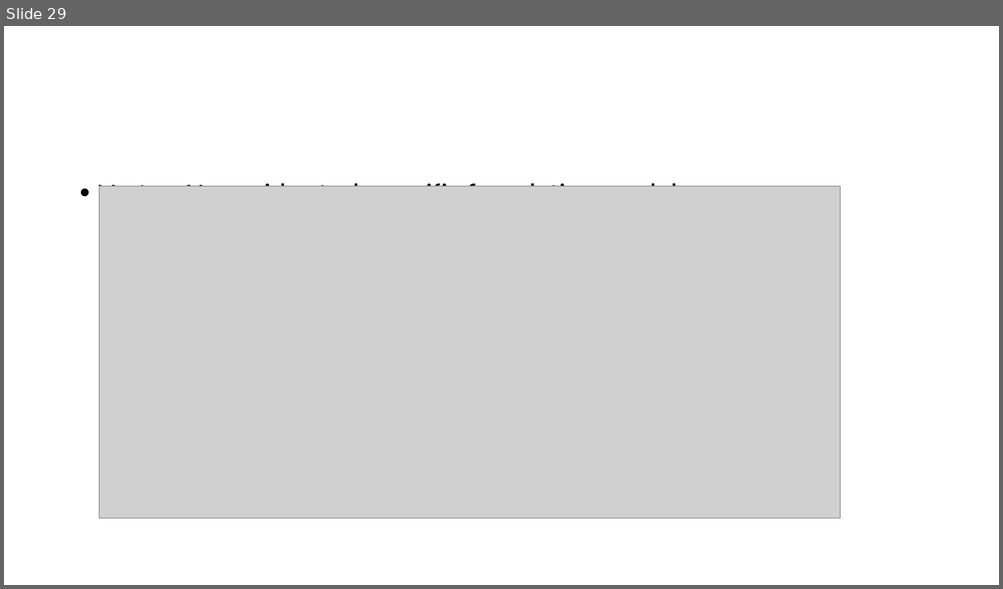
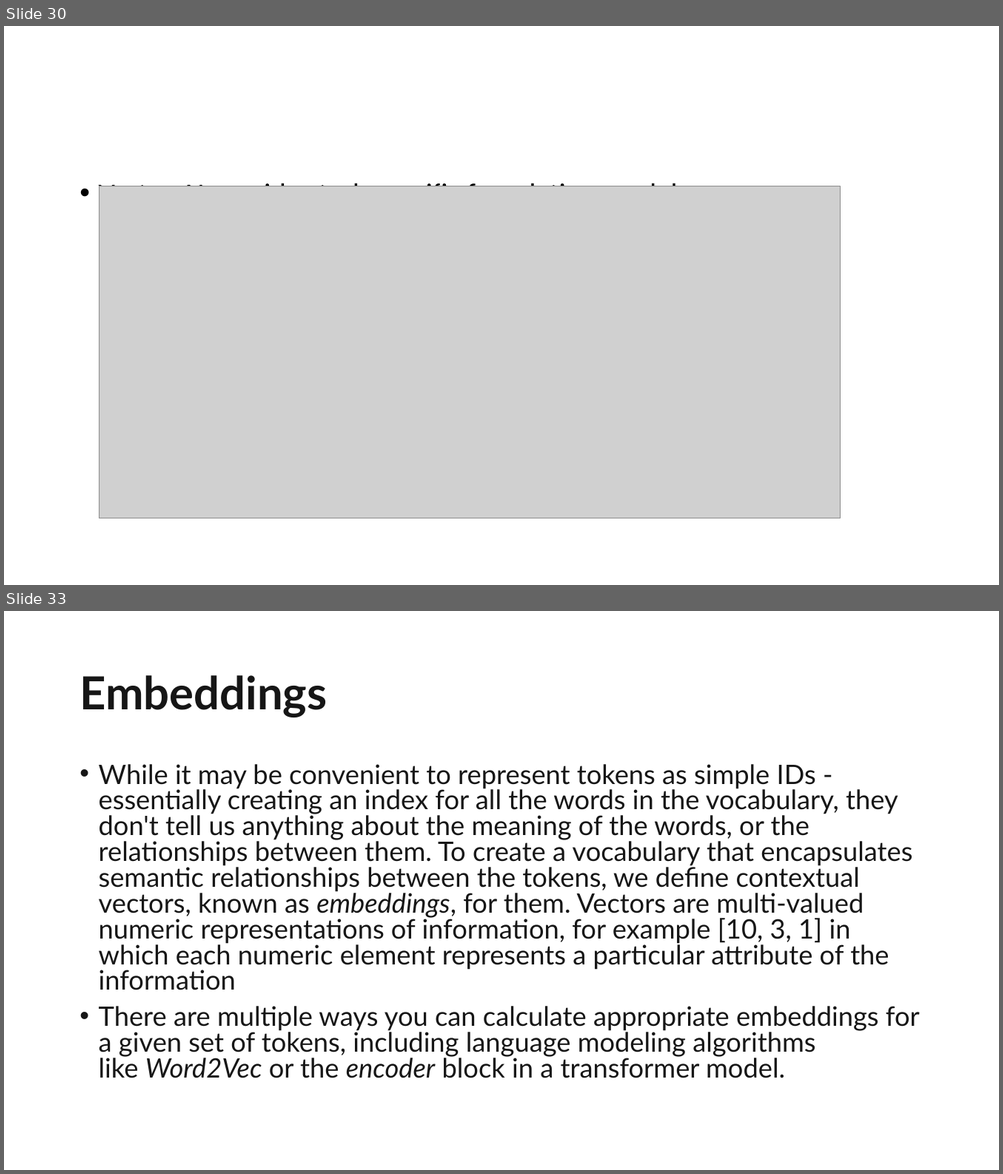
Before and after one commit to shanu-github/Data, a slide deck: Generative_AI/introduction.pptx. Shown one above the other, each under a label of ours: slide 29 before the commit, slides 30 and 33 after it; the slides between them are not shown. The pictures are 1003x589 and 1003x1174 pixels, drawn with LibreOffice and Linux fonts; fonts in the diff are those of the drawing; grey boxes stand for pictures. Boxes give left, top, right and bottom in pixels: in the first picture for what was removed or moved away, otherwise in the second. Text is boxed around its words. In the diff, an @@ line names an element or a change of style, - is before the commit and + after.

```diff
--- a/Generative_AI/introduction.pptx
+++ b/Generative_AI/introduction.pptx
@@ slide 33 added at <box>4,611,999,1170</box>, background #FFFFFF @@
@@ title added at <box>79,675,327,718</box>, 44 pt, text #161616, bold @@
+Embeddings
@@ text added at <box>99,764,919,1079</box>, 25.9 pt, text #161616 @@
+• While it may be convenient to represent tokens as simple IDs - essentially creating an index for all the words in the vocabulary, they don't tell us anything about the meaning of the words, or the relationships between them. To create a vocabulary that encapsulates semantic relationships between the tokens, we define contextual vectors, known as embeddings, for them. Vectors are multi-valued numeric representations of information, for example [10, 3, 1] in which each numeric element represents a particular attribute of the information
+• There are multiple ways you can calculate appropriate embeddings for a given set of tokens, including language modeling algorithms like Word2Vec or the encoder block in a transformer model.
@@ what was slide 29 is now slide 30 @@
```
Also in this commit, not shown: 1 slide changed, 34 other slides added, 18 other files.
